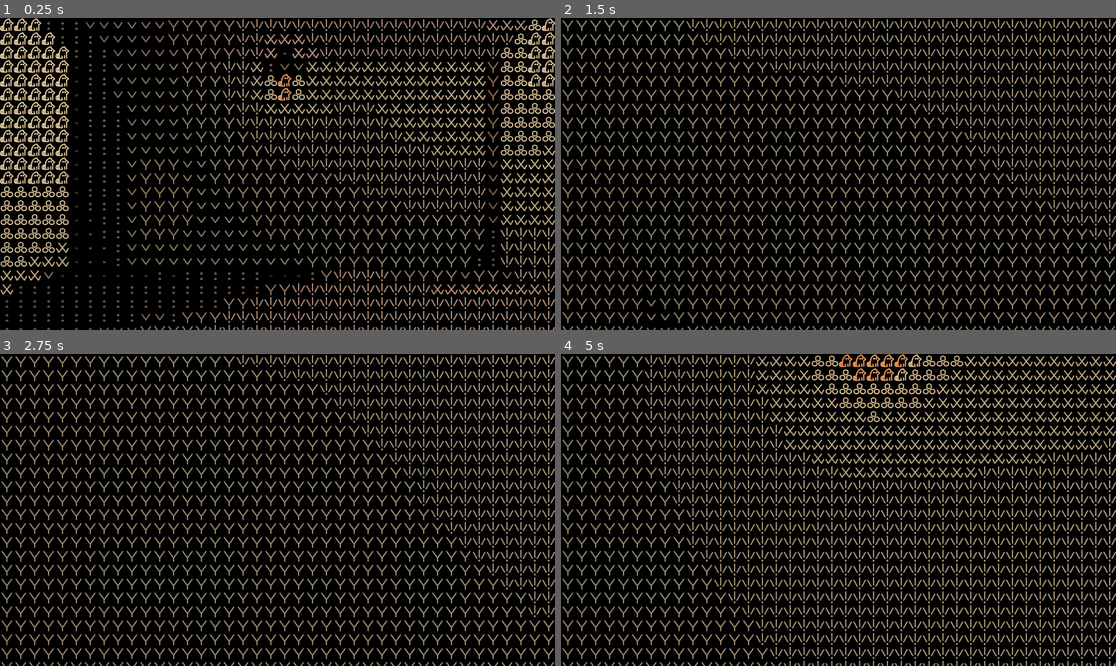
Above: before the commit, frames 1-4 (two rows, left to right).
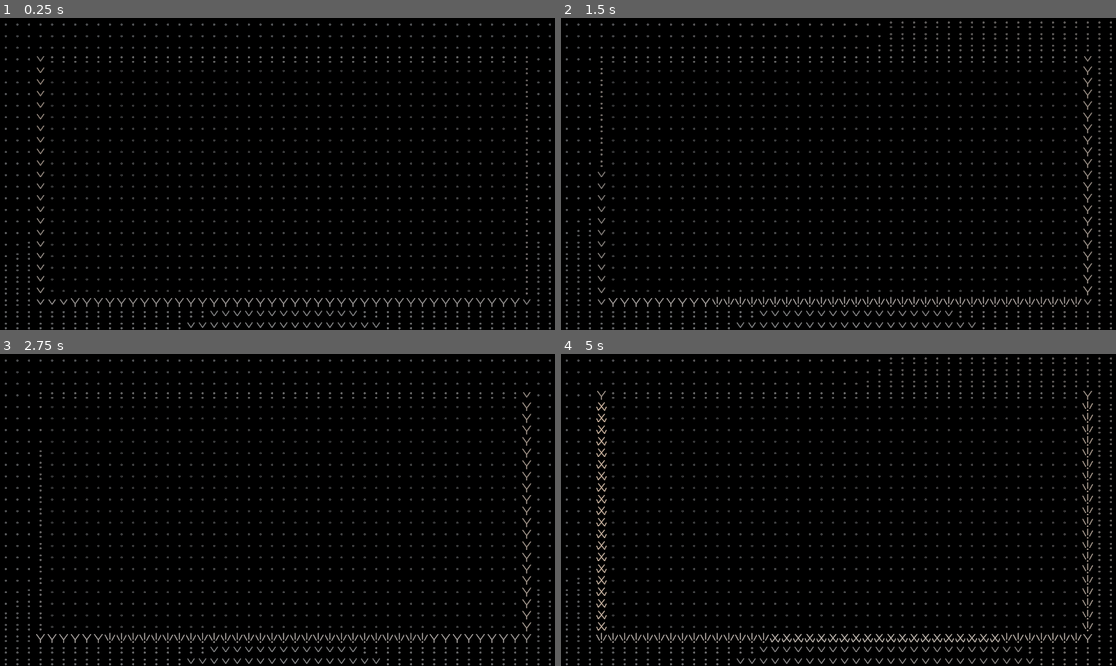
Above: after the commit, the same moments.

Repository: Tchetchouille/ijo-musi
Game: Godot game, scene res://Scenes/SystemsAndManagers/main.tscn
Two runs of this game, one before a commit and one after it. Both use one fixed random seed, a clock stepped at 60 frames per second and the inputs below.
Inputs (mouse positions are in pixels of both pictures, inside the frame that each line leads up to):
- Up to frame 1 (0.25 s): no input
- Up to frame 2 (1.5 s): tap Enter (ui_accept) at 0.5, 0.77 s; move the mouse to (866, 174) at 0.52 s; hold W (up) from 0.53 s (still down); right-click (866, 174) at 0.6 s; move the mouse to (810, 174) at 1.27 s; right-click (810, 174) at 1.35 s
- Up to frame 3 (2.75 s): keep holding W (up); tap Enter (ui_accept) at 1.52 s; move the mouse to (288, 503) at 2.02 s; right-click (288, 503) at 2.1 s
- Up to frame 4 (5 s): keep holding W (up); move the mouse to (832, 516) at 2.77 s; right-click (832, 516) at 2.85 s; tap Enter (ui_accept) at 3.02, 3.77, 4.52 s; move the mouse to (877, 513) at 3.52 s; right-click (877, 513) at 3.6 s; move the mouse to (794, 506) at 4.27 s; right-click (794, 506) at 4.35 s

The runs differ from the first frame. In frame 1, 24% of the frame differs, in the area x 0-100%, y 0-100%; in frame 2, 22%; in frame 3, 21%; in frame 4, 27%.

Commit message:
Added tool. Implemented tool screen.

Diff:
--- a/Godot Project/Actual ijo musi Project/actual-ijo-musi-project/Resources/Shaders/ascii_shader.tres
+++ b/Godot Project/Actual ijo musi Project/actual-ijo-musi-project/Resources/Shaders/ascii_shader.tres
@@ -14,7 +14,7 @@
 [sub_resource type="VisualShaderNodeVectorCompose" id="VisualShaderNodeVectorCompose_flp6w"]
 
 [sub_resource type="VisualShaderNodeFloatConstant" id="VisualShaderNodeFloatConstant_514u3"]
-constant = 0.05
+constant = 0.06
 
 [sub_resource type="VisualShaderNodeInput" id="VisualShaderNodeInput_fx8dt"]
 input_name = "uv"
@@ -160,7 +160,7 @@
 
 
 // FloatConstant:14
-	float n_out14p0 = 0.050000;
+	float n_out14p0 = 0.060000;
 
 
 // VectorCompose:13
--- a/Godot Project/Actual ijo musi Project/actual-ijo-musi-project/Resources/Shaders/pixel_shader.tres
+++ b/Godot Project/Actual ijo musi Project/actual-ijo-musi-project/Resources/Shaders/pixel_shader.tres
@@ -14,7 +14,7 @@
 [sub_resource type="VisualShaderNodeVectorCompose" id="VisualShaderNodeVectorCompose_flp6w"]
 
 [sub_resource type="VisualShaderNodeFloatConstant" id="VisualShaderNodeFloatConstant_514u3"]
-constant = 0.05
+constant = 0.06
 
 [sub_resource type="VisualShaderNodeTexture" id="VisualShaderNodeTexture_8scub"]
 source = 1
@@ -56,7 +56,7 @@
 
 
 // FloatConstant:14
-	float n_out14p0 = 0.050000;
+	float n_out14p0 = 0.060000;
 
 
 // VectorCompose:13
--- a/Godot Project/Actual ijo musi Project/actual-ijo-musi-project/Scenes/Levels/proto_level.tscn
+++ b/Godot Project/Actual ijo musi Project/actual-ijo-musi-project/Scenes/Levels/proto_level.tscn
@@ -208,8 +208,14 @@
 [node name="TestCandle1" parent="Objects" instance=ExtResource("9_tx5j4")]
 transform = Transform3D(-1, 1.50996e-07, 3.31896e-15, -1.39543e-07, -0.924153, 0.382022, 5.76838e-08, 0.382022, 0.924153, 0, 3.81995, -4.02999)
 
-[node name="TestCandel2" parent="Objects" instance=ExtResource("9_tx5j4")]
-transform = Transform3D(0.00626565, -0.382015, -0.924135, -1.39543e-07, -0.924153, 0.382022, -0.99998, -0.00239349, -0.00579047, 4.02871, 3.81995, -2.43755)
+[node name="TestCandle2" parent="Objects" instance=ExtResource("9_tx5j4")]
+transform = Transform3D(7.71666e-08, -0.382683, -0.923879, 8.07681e-08, -0.923879, 0.382683, -1, -1.0415e-07, -4.0384e-08, 3.43271, 4.18795, 0)
+
+[node name="TestCandle3" parent="Objects" instance=ExtResource("9_tx5j4")]
+transform = Transform3D(-0.0121995, 0.381994, 0.924084, -7.56481e-08, -0.924153, 0.382022, 0.999926, 0.00466043, 0.0112743, -4.02569, 4.64038, 0)
+
+[node name="TestCandle4" parent="Objects" instance=ExtResource("9_tx5j4")]
+transform = Transform3D(0.999992, 0.00152016, 0.00367759, -7.31075e-08, -0.924153, 0.382022, 0.00397939, -0.382019, -0.924146, 0, 2.7445, 7.46175)
 
 [node name="LocalAmbiance" type="Node3D" parent="."]
 
@@ -218,3 +224,6 @@
 [node name="LocalEnv" type="WorldEnvironment" parent="LocalAmbiance"]
 
 [node name="LocalLights" type="Node3D" parent="LocalAmbiance"]
+
+[node name="BasicDoor" parent="." instance=ExtResource("4_nee0r")]
+transform = Transform3D(-4.37114e-08, 0, -1, 0, 1, 0, 1, 0, -4.37114e-08, 3.97235, 0, 0)
--- a/Godot Project/Actual ijo musi Project/actual-ijo-musi-project/Scenes/Objects/Furniture/basic_candle.tscn
+++ b/Godot Project/Actual ijo musi Project/actual-ijo-musi-project/Scenes/Objects/Furniture/basic_candle.tscn
@@ -12,10 +12,12 @@
 [node name="CandleLight" type="OmniLight3D" parent="."]
 transform = Transform3D(1, -2.66454e-15, 0, -5.32907e-15, 1, 0, 0, 0, 1, 3.84854e-09, 0.411834, -0.0180018)
 light_color = Color(0.929412, 0.690196, 0.47451, 1)
+light_cull_mask = 4294966273
 shadow_enabled = true
-omni_range = 10.0
-omni_attenuation = 0.1
 script = ExtResource("1_y8rjl")
+base_intensity = 2.0
+flicker_intensity = 0.1
+flicker_speed = 0.1
 
 [node name="Model" type="Node3D" parent="."]
 
--- a/Godot Project/Actual ijo musi Project/actual-ijo-musi-project/Scenes/Objects/Furniture/candle_light.gd
+++ b/Godot Project/Actual ijo musi Project/actual-ijo-musi-project/Scenes/Objects/Furniture/candle_light.gd
@@ -2,18 +2,21 @@
 
 var rng = RandomNumberGenerator.new()
 var fluct = 0
+var base_position : Vector3
 
 # Currently set tovar for editor accessibility.
 # This is bad practice. Should be changed for end product
 @export var base_intensity : float = 1
 @export var flicker_intensity : float = 0.2
+@export var offset_intensity : float = 0.04
+@export var flicker_speed : float = 0.2
 
 func _ready():
-	pass
+	base_position = position
 
 # Called every frame. 'delta' is the elapsed time since the previous frame.
-func _process(delta: float) -> void:
-	fluct += rng.randf_range(-0.1, 0.1)
+func _process(_delta: float) -> void:
+	# Flickering.
+	fluct += rng.randf_range(- flicker_speed, flicker_speed)
 	light_energy = base_intensity + flicker_intensity * cos(fluct)
-	print(get_instance_id())
-	print(fluct)
+	position = base_position + Vector3(cos(fluct), 0, sin(fluct)) * offset_intensity
--- a/Godot Project/Actual ijo musi Project/actual-ijo-musi-project/Scenes/SystemsAndManagers/camera_controller.gd
+++ b/Godot Project/Actual ijo musi Project/actual-ijo-musi-project/Scenes/SystemsAndManagers/camera_controller.gd
@@ -14,7 +14,6 @@
 func _input(event):
 	# I the mouse is moved, we rotate do 2 things
 	if event is InputEventMouseMotion:
-		print("test")
 		# 1) We rotate the character's body and camera controller
 		CHARACTER.transform.basis = CHARACTER.transform.basis.rotated(CHARACTER.transform.basis.y, -event.relative.x * SENSITIVITY)
 		transform.basis = transform.basis.rotated(transform.basis.x, -event.relative.y * SENSITIVITY)
--- a/Godot Project/Actual ijo musi Project/actual-ijo-musi-project/Scenes/SystemsAndManagers/global_ambiance.tscn
+++ b/Godot Project/Actual ijo musi Project/actual-ijo-musi-project/Scenes/SystemsAndManagers/global_ambiance.tscn
@@ -10,24 +10,27 @@
 [node name="GlobalAudio" type="Node3D" parent="."]
 
 [node name="GlobalLights" type="Node3D" parent="."]
-visible = false
 
 [node name="GlobalLightNorth" type="DirectionalLight3D" parent="GlobalLights"]
 transform = Transform3D(1, 0, 0, 0, -0.34202, 0.939693, 0, -0.939693, -0.34202, 0, 0, 0)
 light_color = Color(0.602318, 0.718471, 0.853526, 1)
 light_energy = 0.25
+light_cull_mask = 4294966273
 
 [node name="GlobalLightSouth" type="DirectionalLight3D" parent="GlobalLights"]
 transform = Transform3D(1, 0, 0, 0, 0.34202, 0.939693, 0, -0.939693, 0.34202, 0, 0, 0)
 light_color = Color(0.602318, 0.718471, 0.853526, 1)
 light_energy = 0.25
+light_cull_mask = 4294966273
 
 [node name="GlobalLightEast" type="DirectionalLight3D" parent="GlobalLights"]
 transform = Transform3D(0.939693, -2.63612e-09, 0.34202, -0.34202, -1.49502e-08, 0.939693, 2.63612e-09, -1, -1.49502e-08, 0, 0, 0)
 light_color = Color(0.602318, 0.718471, 0.853526, 1)
 light_energy = 0.25
+light_cull_mask = 4294966273
 
 [node name="GlobalLightWest" type="DirectionalLight3D" parent="GlobalLights"]
 transform = Transform3D(0.939692, -2.63612e-09, -0.34202, 0.34202, 1.49502e-08, 0.939692, 2.63612e-09, -1, 1.49502e-08, 0, 0, 0)
 light_color = Color(0.602318, 0.718471, 0.853526, 1)
 light_energy = 0.25
+light_cull_mask = 4294966273
--- a/Godot Project/Actual ijo musi Project/actual-ijo-musi-project/Scenes/SystemsAndManagers/player_character.gd
+++ b/Godot Project/Actual ijo musi Project/actual-ijo-musi-project/Scenes/SystemsAndManagers/player_character.gd
@@ -3,7 +3,8 @@
 
 const SPEED = 3.0
 const JUMP_VELOCITY = 4.5
-
+@onready var tool : Node3D = $CameraController/CharacterCamera/ToolController
+@onready var camera : Camera3D = $CameraController/CharacterCamera
 
 func _physics_process(delta: float) -> void:
 	# Add the gravity.
@@ -26,3 +27,13 @@
 		velocity.z = move_toward(velocity.z, 0, SPEED)
 
 	move_and_slide()
+
+func _unhandled_input(_event: InputEvent) -> void:
+	# Tool toggling
+	if Input.is_action_just_pressed("secondary_action"):
+		# If tool active, remove it
+		if camera.get_node_or_null("ToolController"):
+			camera.remove_child(tool)
+		# If tool not active, add it
+		else:
+			camera.add_child(tool)
--- a/Godot Project/Actual ijo musi Project/actual-ijo-musi-project/Scenes/SystemsAndManagers/player_character.tscn
+++ b/Godot Project/Actual ijo musi Project/actual-ijo-musi-project/Scenes/SystemsAndManagers/player_character.tscn
@@ -1,9 +1,23 @@
-[gd_scene load_steps=4 format=3 uid="uid://3g86xogvwrgv"]
+[gd_scene load_steps=9 format=3 uid="uid://3g86xogvwrgv"]
 
 [ext_resource type="Script" path="res://Scenes/SystemsAndManagers/player_character.gd" id="1_04qb1"]
 [ext_resource type="Script" path="res://Scenes/SystemsAndManagers/camera_controller.gd" id="2_aw5yu"]
+[ext_resource type="Script" path="res://Scenes/SystemsAndManagers/tool_camera.gd" id="3_76q7t"]
 
 [sub_resource type="CylinderShape3D" id="CylinderShape3D_l2amc"]
+
+[sub_resource type="BoxMesh" id="BoxMesh_a0a2d"]
+
+[sub_resource type="ViewportTexture" id="ViewportTexture_66bi1"]
+viewport_path = NodePath("CameraController/CharacterCamera/ToolViewport")
+
+[sub_resource type="StandardMaterial3D" id="StandardMaterial3D_kojja"]
+resource_local_to_scene = true
+albedo_texture = SubResource("ViewportTexture_66bi1")
+
+[sub_resource type="QuadMesh" id="QuadMesh_i6gmh"]
+resource_local_to_scene = true
+material = SubResource("StandardMaterial3D_kojja")
 
 [node name="PlayerCharacter" type="CharacterBody3D"]
 script = ExtResource("1_04qb1")
@@ -16,27 +30,71 @@
 transform = Transform3D(1, 0, 0, 0, 1, 0, 0, 0, 1, 0, 1.6, 0)
 script = ExtResource("2_aw5yu")
 
-[node name="Camera3D" type="Camera3D" parent="CameraController"]
+[node name="CharacterCamera" type="Camera3D" parent="CameraController"]
 
-[node name="ToolController" type="Node3D" parent="."]
+[node name="ToolViewport" type="SubViewport" parent="CameraController/CharacterCamera"]
+canvas_cull_mask = 4294966273
 
-[node name="ToolUI" type="Control" parent="ToolController"]
+[node name="ToolCamera" type="Camera3D" parent="CameraController/CharacterCamera/ToolViewport"]
+transform = Transform3D(1, 0, 0, 0, 1, 0, 0, 0, 1, 0, 0.648895, 0)
+cull_mask = 1047553
+script = ExtResource("3_76q7t")
+
+[node name="TorchTest" type="OmniLight3D" parent="CameraController/CharacterCamera"]
+transform = Transform3D(1, 0, 0, 0, 1, 0, 0, 0, 1, 0, -0.391102, 0)
+light_energy = 0.2
+
+[node name="ToolController" type="Node3D" parent="CameraController/CharacterCamera"]
+transform = Transform3D(1, 0, 0, 0, 1, 0, 0, 0, 1, 0, 0, -0.212871)
+
+[node name="ToolUI" type="Control" parent="CameraController/CharacterCamera/ToolController"]
 layout_mode = 3
+anchors_preset = 15
+anchor_right = 1.0
+anchor_bottom = 1.0
+grow_horizontal = 2
+grow_vertical = 2
+
+[node name="HighlightMode" type="Control" parent="CameraController/CharacterCamera/ToolController/ToolUI"]
 anchors_preset = 0
 offset_right = 40.0
 offset_bottom = 40.0
 
-[node name="HighlightMode" type="Control" parent="ToolController/ToolUI"]
+[node name="InputMode" type="Control" parent="CameraController/CharacterCamera/ToolController/ToolUI"]
 anchors_preset = 0
 offset_right = 40.0
 offset_bottom = 40.0
 
-[node name="InputMode" type="Control" parent="ToolController/ToolUI"]
+[node name="BasicToolFilter" type="Control" parent="CameraController/CharacterCamera/ToolController/ToolUI"]
 anchors_preset = 0
 offset_right = 40.0
 offset_bottom = 40.0
 
-[node name="BasicToolFilter" type="Control" parent="ToolController/ToolUI"]
-anchors_preset = 0
-offset_right = 40.0
-offset_bottom = 40.0
+[node name="Tool" type="Node3D" parent="CameraController/CharacterCamera/ToolController"]
+
+[node name="ToolModel" type="Node3D" parent="CameraController/CharacterCamera/ToolController/Tool"]
+
+[node name="UpFrame" type="MeshInstance3D" parent="CameraController/CharacterCamera/ToolController/Tool/ToolModel"]
+transform = Transform3D(0.5, 0, 0, 0, 0.05, 0, 0, 0, 0.01, 0, 0.15, 0)
+mesh = SubResource("BoxMesh_a0a2d")
+skeleton = NodePath("../..")
+
+[node name="DownFrame" type="MeshInstance3D" parent="CameraController/CharacterCamera/ToolController/Tool/ToolModel"]
+transform = Transform3D(0.5, 0, 0, 0, 0.05, 0, 0, 0, 0.01, 0, -0.15, 0)
+mesh = SubResource("BoxMesh_a0a2d")
+skeleton = NodePath("../..")
+
+[node name="LeftFrame" type="MeshInstance3D" parent="CameraController/CharacterCamera/ToolController/Tool/ToolModel"]
+transform = Transform3D(0.05, 0, 0, 0, 0.35, 0, 0, 0, 0.01, -0.275, 0, 0)
+mesh = SubResource("BoxMesh_a0a2d")
+skeleton = NodePath("../..")
+
+[node name="RightFrame" type="MeshInstance3D" parent="CameraController/CharacterCamera/ToolController/Tool/ToolModel"]
+transform = Transform3D(0.05, 0, 0, 0, 0.35, 0, 0, 0, 0.01, 0.275, 0, 0)
+mesh = SubResource("BoxMesh_a0a2d")
+skeleton = NodePath("../..")
+
+[node name="ToolScreen" type="MeshInstance3D" parent="CameraController/CharacterCamera/ToolController/Tool/ToolModel"]
+transform = Transform3D(0.5, 0, 0, 0, 0.5, 0, 0, 0, 0.5, 0, 0, 0.00118034)
+mesh = SubResource("QuadMesh_i6gmh")
+skeleton = NodePath("../../../ToolUI")
--- /dev/null
+++ b/Godot Project/Actual ijo musi Project/actual-ijo-musi-project/Scenes/SystemsAndManagers/tool_camera.gd
@@ -0,0 +1,15 @@
+extends Camera3D
+
+@onready var tool : Node3D = $"../../ToolController"
+
+# Called when the node enters the scene tree for the first time.
+func _ready() -> void:
+	pass # Replace with function body.
+
+
+# Called every frame. 'delta' is the elapsed time since the previous frame.
+func _process(delta: float) -> void:
+	# Move and rotate the screen camera.
+	if tool.is_inside_tree():
+		position = tool.global_position
+		rotation = tool.global_rotation
--- a/Godot Project/Actual ijo musi Project/actual-ijo-musi-project/project.godot
+++ b/Godot Project/Actual ijo musi Project/actual-ijo-musi-project/project.godot
@@ -49,6 +49,16 @@
 "events": [Object(InputEventKey,"resource_local_to_scene":false,"resource_name":"","device":-1,"window_id":0,"alt_press …(195 unchanged characters)…
 ]
 }
+secondary_action={
+"deadzone": 0.5,
+"events": [Object(InputEventMouseButton,"resource_local_to_scene":false,"resource_name":"","device":-1,"window_id":0,"alt_pressed":false,"shift_pressed":false,"ctrl_pressed":false,"meta_pressed":false,"button_mask":0,"position":Vector2(742, 55),"global_position":Vector2(761, 146),"factor":1.0,"button_index":2,"canceled":false,"pressed":true,"double_click":false,"script":null)
+, Object(InputEventKey,"resource_local_to_scene":false,"resource_name":"","device":-1,"window_id":0,"alt_pressed":false,"shift_pressed":false,"ctrl_pressed":false,"meta_pressed":false,"pressed":false,"keycode":0,"physical_keycode":4194325,"key_label":0,"unicode":0,"location":0,"echo":false,"script":null)
+]
+}
+
+[layer_names]
+
+3d_render/layer_10="tool_screen"
 
 [rendering]
 
Not shown, changed: Design Documents/General Design/GDD/ijo_musi_In_Depth_GDD.log
Not shown, changed: Design Documents/General Design/GDD/ijo_musi_In_Depth_GDD.pdf
